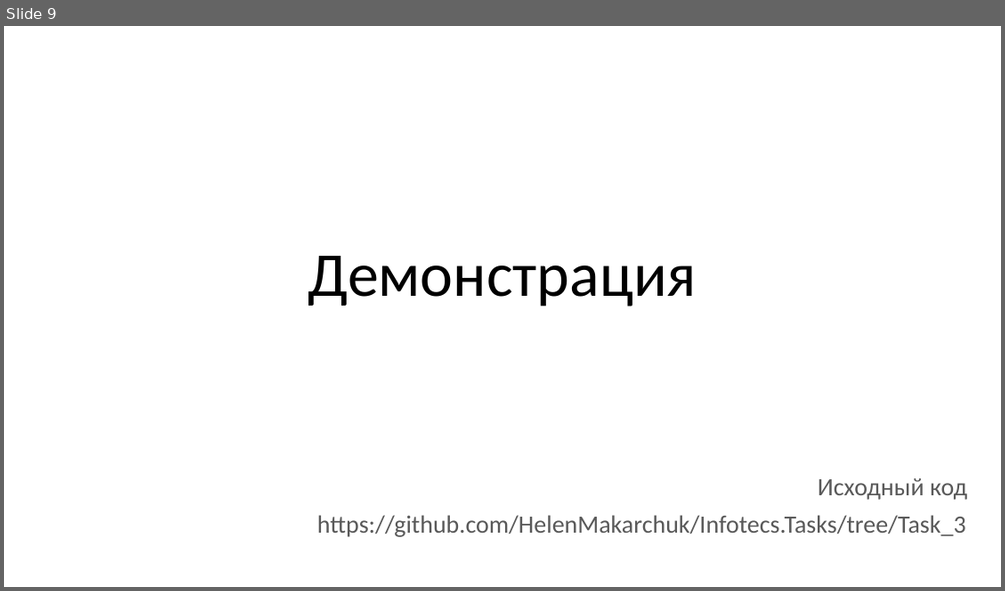
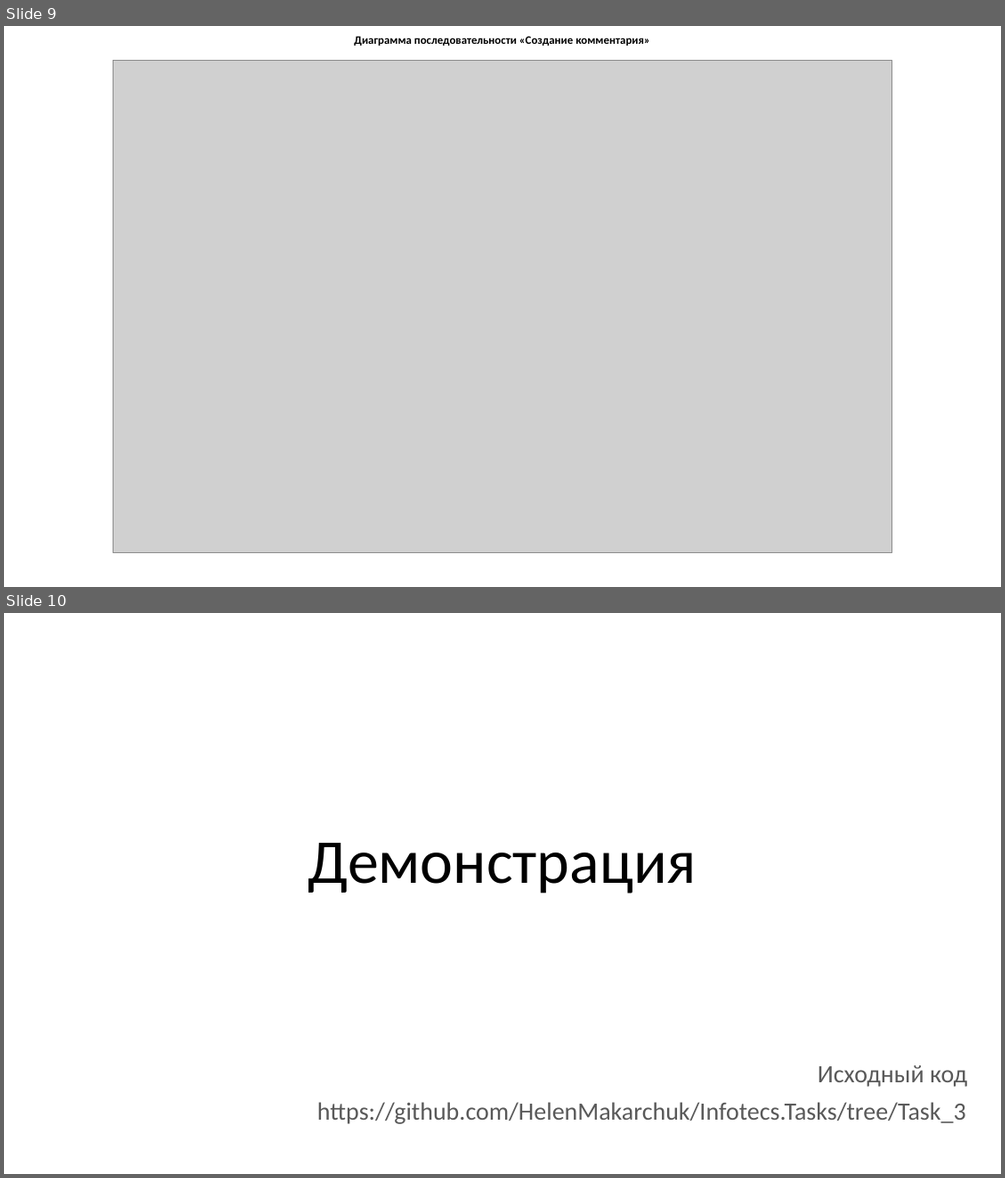
Before and after one commit to HelenMakarchuk/Infotecs.Tasks, a slide deck: Artifacts/Presentation.pptx. Shown one above the other, each under a label of ours: slide 9 before the commit, slides 9 and 10 after it. The pictures are 1005x591 and 1005x1178 pixels, drawn with LibreOffice and Linux fonts; fonts in the diff are those of the drawing; grey boxes stand for pictures. Boxes give left, top, right and bottom in pixels: in the first picture for what was removed or moved away, otherwise in the second. Text is boxed around its words. In the diff, an @@ line names an element or a change of style, - is before the commit and + after.

```diff
--- a/Artifacts/Presentation.pptx
+++ b/Artifacts/Presentation.pptx
@@ slide 9 added at <box>4,26,1001,587</box>, background #FFFFFF @@
@@ text added at <box>354,36,650,46</box>, 11 pt, text #000000, bold @@
+Диаграмма последовательности «Создание комментария»
@@ picture added at <box>113,61,892,552</box> @@
@@ what was slide 9 is now slide 10 @@
```
Also in this commit, not shown: 4 other files.
